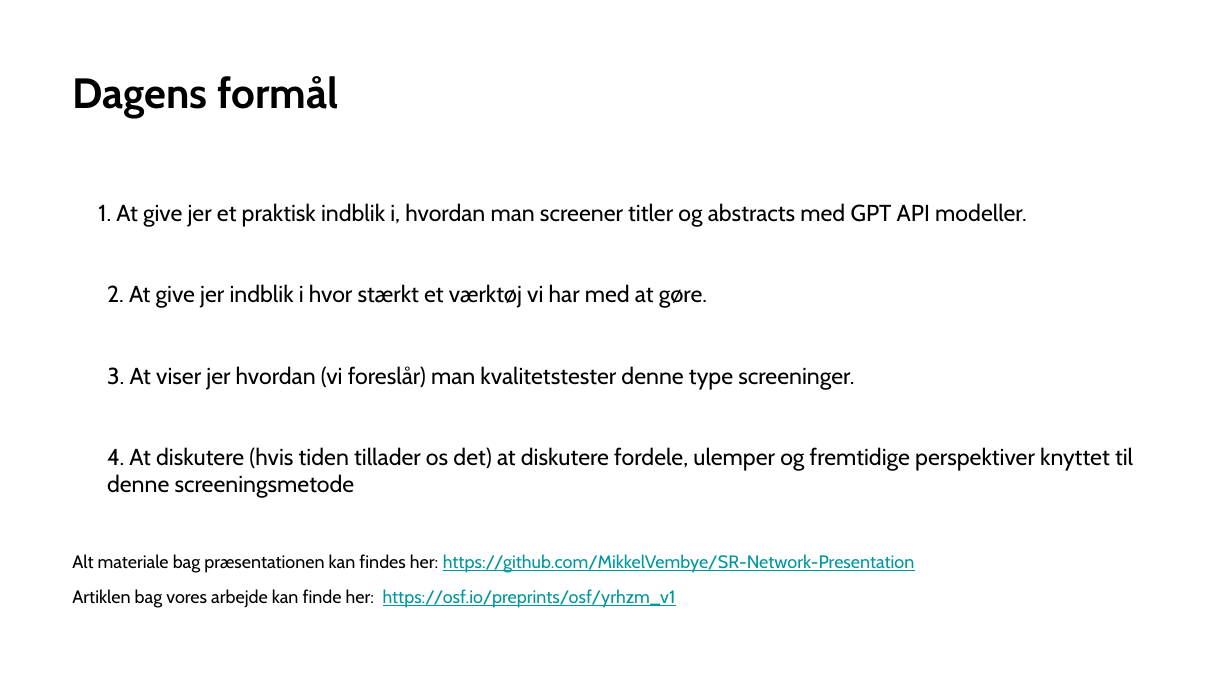
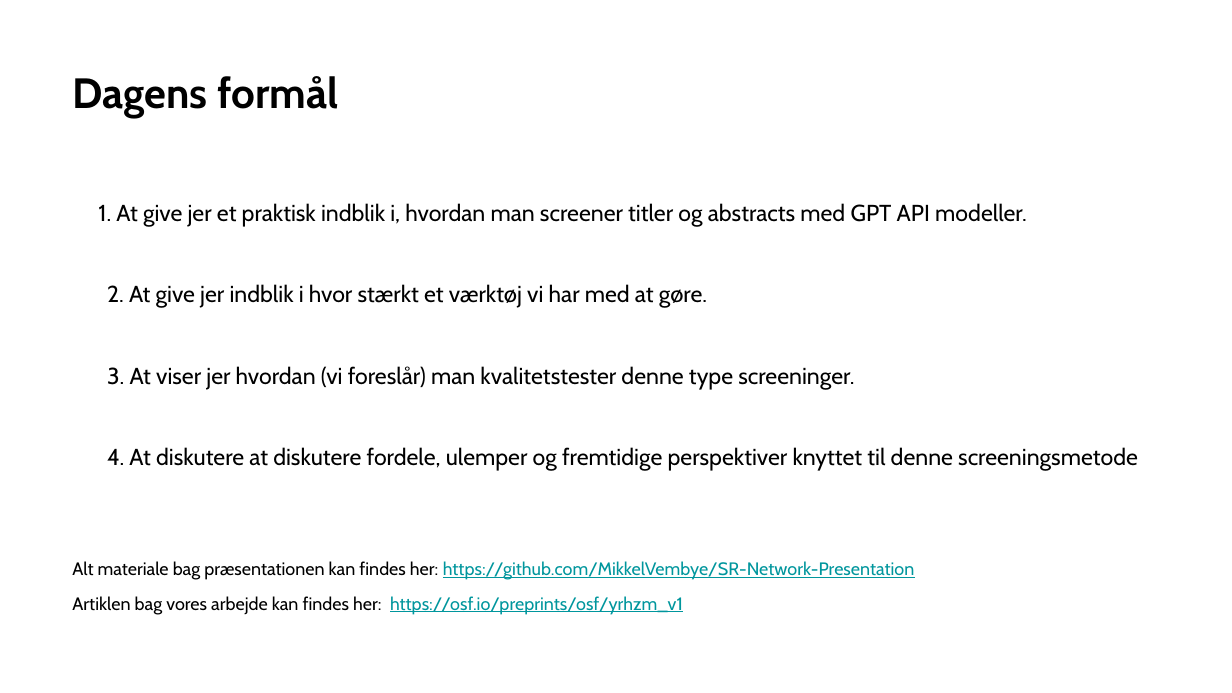
Before and after one commit to MikkelVembye/SR-Network-Presentation, a slide deck: slide 2 of Brug af GPT API modeller til at screene.pptx. Drawn at 1232x693 pixels with LibreOffice and Linux fonts; fonts in the diff are those of the drawing; background and template pictures are left out. Boxes give left, top, right and bottom in pixels: in the first picture for what was removed or moved away, otherwise in the second. Text is boxed around its words. In the diff, an @@ line names an element or a change of style, - is before the commit and + after.

```diff
--- a/Brug af GPT API modeller til at screene.pptx
+++ b/Brug af GPT API modeller til at screene.pptx
@@ text at [107, 447, 1138, 471]: text changed @@
-3. 4. At diskutere (hvis tiden tillader os det) at diskutere fordele, ulemper og fremtidige perspektiver knyttet til denne screeningsmetode
+3. 4. At diskutere at diskutere fordele, ulemper og fremtidige perspektiver knyttet til denne screeningsmetode
@@ text at [72, 596, 683, 615]: text changed @@
-Artiklen bag vores arbejde kan finde her: https://osf.io/preprints/osf/yrhzm_v1
+Artiklen bag vores arbejde kan findes her: https://osf.io/preprints/osf/yrhzm_v1
```
Also in this commit, not shown: 2 other slides changed, 1 other file.
